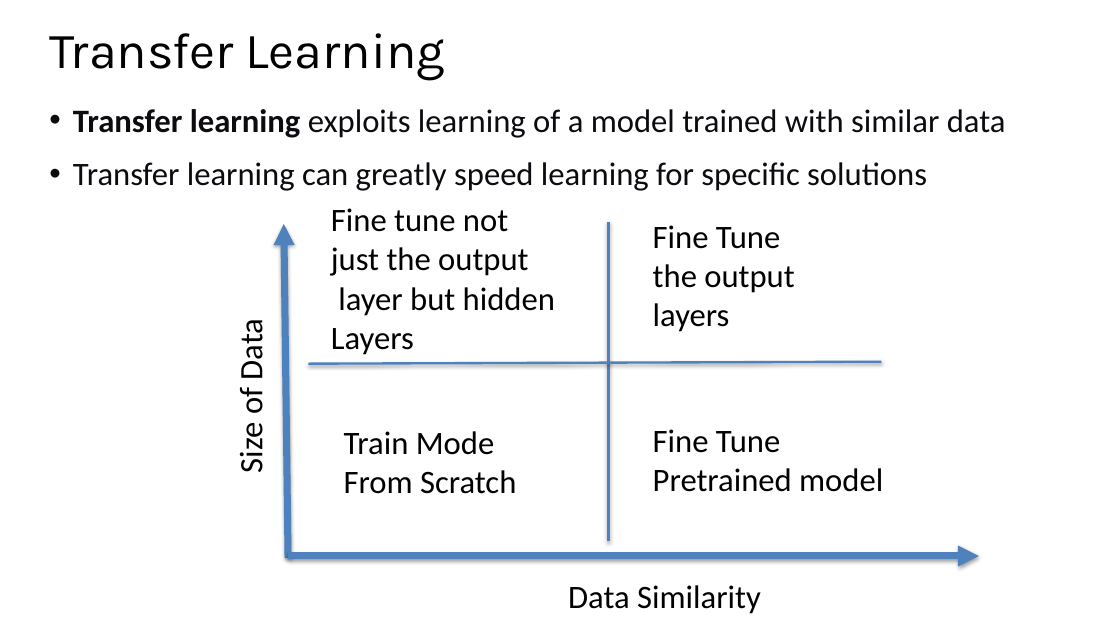
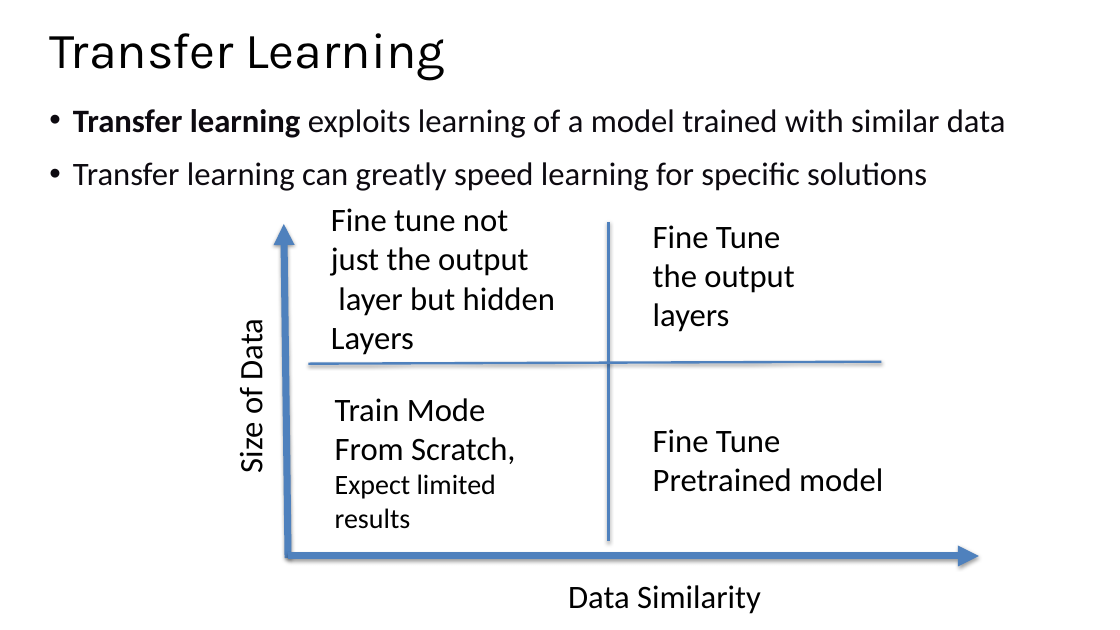
Before and after one commit to StephenElston/CSCI-E25, a slide deck: slide 67 of Slides/6_ConvolutionalNNs.pptx (slide 66 before the commit). Drawn at 1120x630 pixels with LibreOffice and Linux fonts; fonts in the diff are those of the drawing; background and template pictures are left out. Boxes give left, top, right and bottom in pixels: in the first picture for what was removed or moved away, otherwise in the second. Text is boxed around its words. In the diff, an @@ line names an element or a change of style, - is before the commit and + after.

```diff
--- a/Slides/6_ConvolutionalNNs.pptx
+++ b/Slides/6_ConvolutionalNNs.pptx
@@ text "Train Mode": place and size @@
-text "Train Mode" at [344,431,516,494]
+text "Train Mode" at [335,398,515,529]
@@ text at [335,437,515,529]: text changed; size 28 to 24 pt @@
-From Scratch
+From Scratch,
+Expect limited
+results
```
Also in this commit, not shown: 1 other slide changed, 1 slide added.
